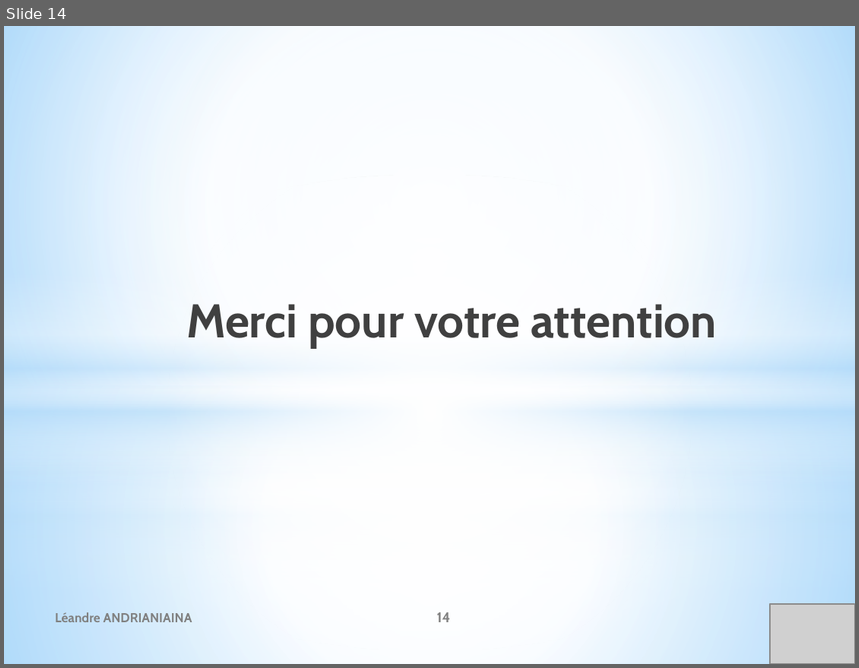
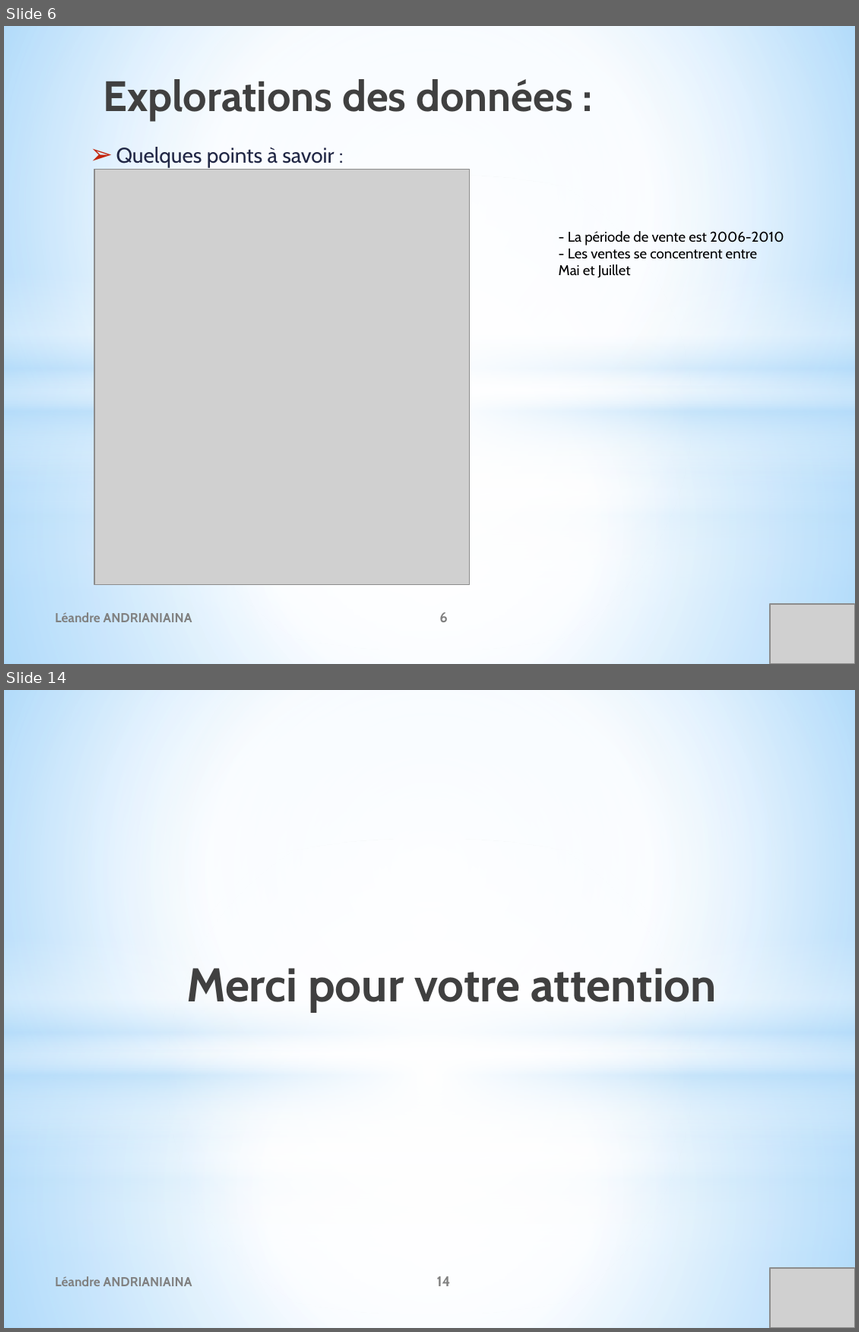
Before and after one commit to leandre12/houseprice, a slide deck: documents/P8_Presentationprojet.pptx. Shown one above the other, each under a label of ours: slide 14 before the commit, slides 6 and 14 after it; the slides between them are not shown. The pictures are 859x668 and 859x1332 pixels, drawn with LibreOffice and Linux fonts; fonts in the diff are those of the drawing; grey boxes stand for pictures. Boxes give left, top, right and bottom in pixels: in the first picture for what was removed or moved away, otherwise in the second. Text is boxed around its words. In the diff, an @@ line names an element or a change of style, - is before the commit and + after.

```diff
--- a/documents/P8_Presentationprojet.pptx
+++ b/documents/P8_Presentationprojet.pptx
@@ slide 6 added at <box>4,26,855,664</box>, background gradient #9ED5FF to #FFFFFF to #5BB9FF; not listed: 8 template elements that a slide beside it also shows @@
@@ title added at <box>103,79,573,120</box>, 36 pt, text gradient #000000 to #404040 to #212745, bold @@
+Explorations des données :
@@ text added at <box>116,147,334,167</box>, 18 pt, text #212745 @@
+➢ Quelques points à savoir :
@@ picture added at <box>94,169,470,585</box> @@
@@ text added at <box>559,231,785,278</box>, 12 pt, text #000000 @@
+- La période de vente est 2006-2010
+- Les ventes se concentrent entre
+Mai et Juillet
@@ text added at <box>55,613,192,623</box>, 11 pt, text #808080, bold @@
+Léandre ANDRIANIAINA
@@ page number added at <box>439,613,447,623</box>, 12 pt, text #808080, bold @@
+6
@@ picture added at <box>770,604,855,664</box> @@
```
Also in this commit, not shown: 7 slides changed, 5 other slides added, 6 slides removed, 9 other files.
